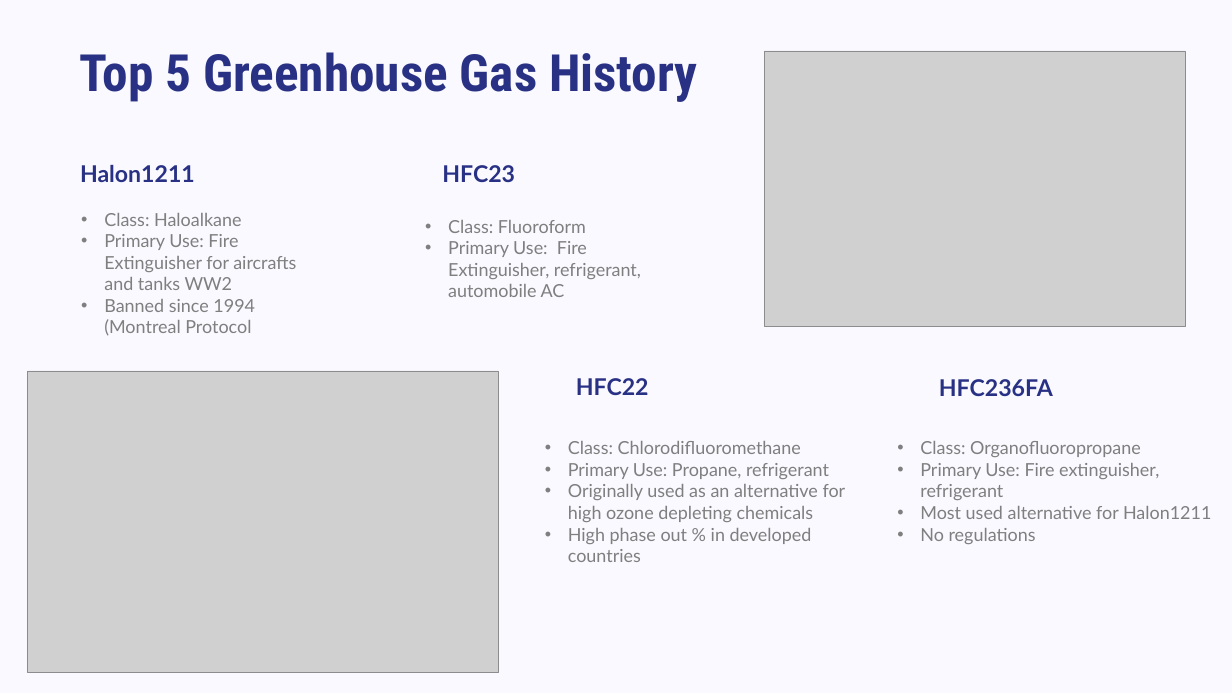
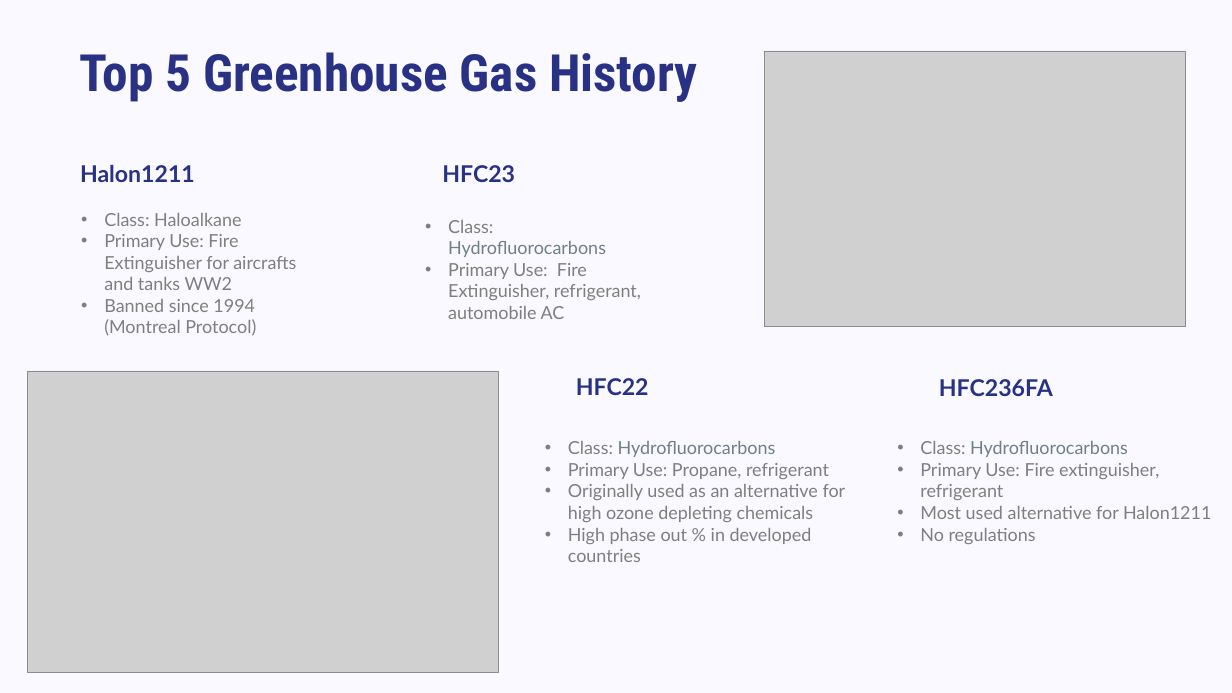
Before and after one commit to hkd8/Final-Project, a slide deck: slide 5 of FinalProject-ChengIteration2.pptx. Drawn at 1232x693 pixels with LibreOffice and Linux fonts; fonts in the diff are those of the drawing; grey boxes stand for pictures. Boxes give left, top, right and bottom in pixels: in the first picture for what was removed or moved away, otherwise in the second. Text is boxed around its words. In the diff, an @@ line names an element or a change of style, - is before the commit and + after.

```diff
--- a/FinalProject-ChengIteration2.pptx
+++ b/FinalProject-ChengIteration2.pptx
@@ text at <box>448,220,606,257</box>: text changed; text colour #7F7F7F to #6F8183 @@
-• Class: Fluoroform
+• Class: Hydrofluorocarbons
@@ text at <box>104,299,256,336</box>: text changed @@
-• Banned since 1994 (Montreal Protocol
+• Banned since 1994 (Montreal Protocol)
@@ text at <box>568,441,776,457</box>: text changed; text colour #7F7F7F to #6F8183 @@
-• Class: Chlorodifluoromethane
+• Class: Hydrofluorocarbons
@@ text at <box>920,441,1128,457</box>: text changed; text colour #7F7F7F to #6F8183 @@
-• Class: Organofluoropropane
+• Class: Hydrofluorocarbons
```
Also in this commit, not shown: 4 other slides changed, 1 slide added, 1 slide removed, 5 other files.
